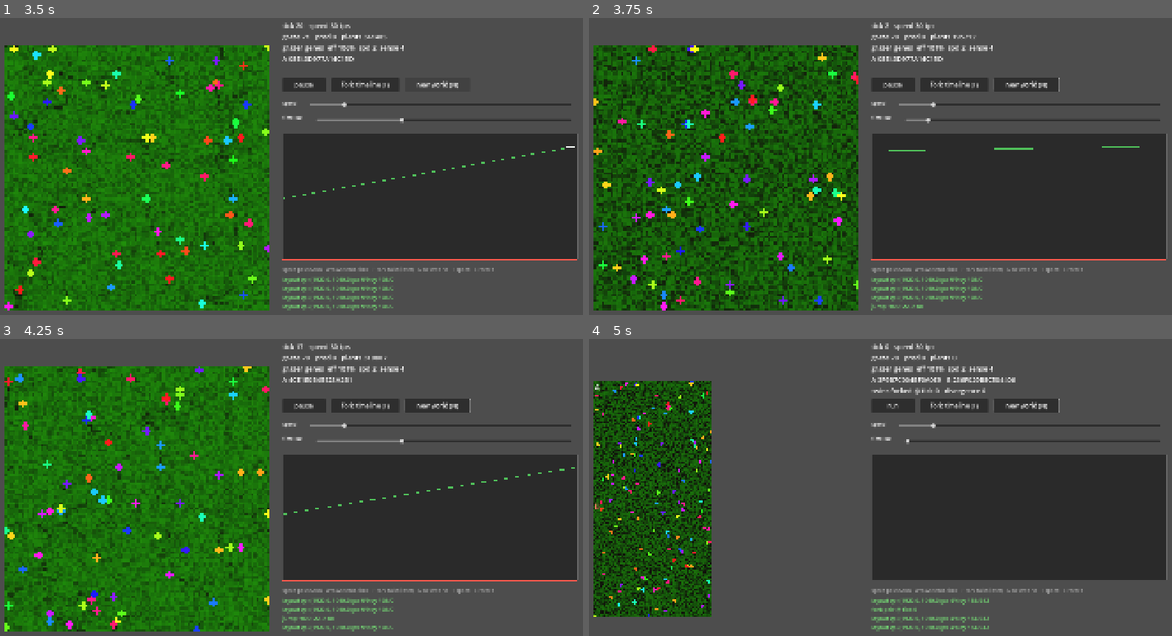
Above: before the commit, frames 1-4 (two rows, left to right).
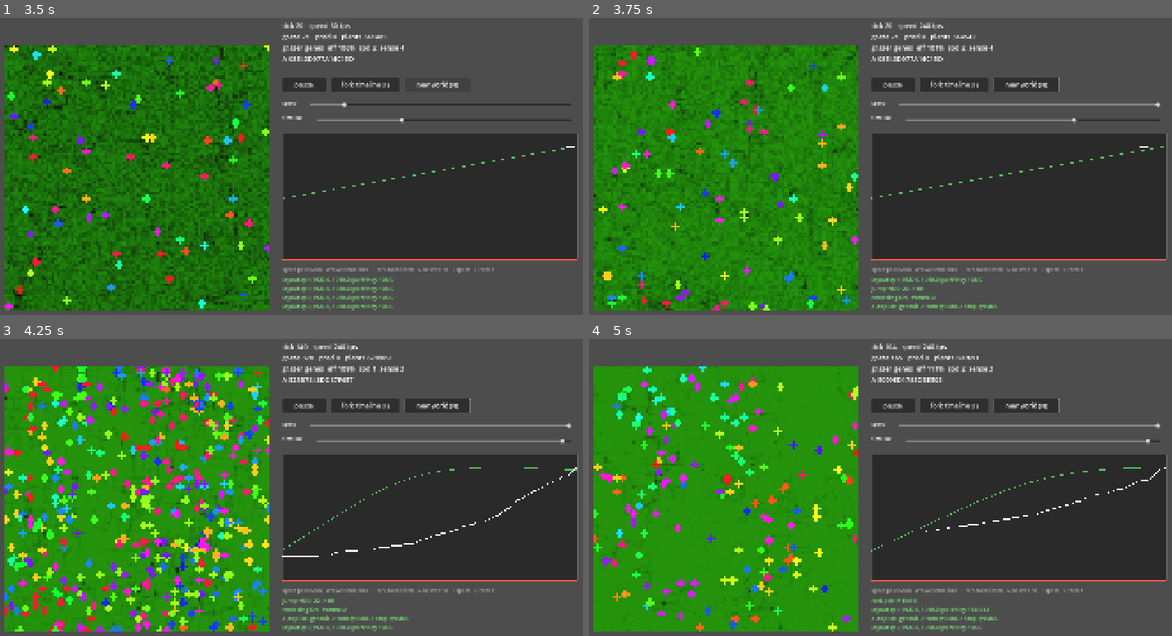
Above: after the commit, the same moments.

Repository: mpuchstein/the-addressable-world
Game: Godot game, scene res://main.tscn
Two runs of this game, one before a commit and one after it. Both use one fixed random seed, a clock stepped at 60 frames per second and the inputs below.
Inputs (mouse positions are in pixels of both pictures, inside the frame that each line leads up to):
- Up to frame 1 (3.5 s): click "pause" at 0.5 s; click "run" at 1.25 s; click "new world (N)" at 2 s; click "new world (N)" at 2.75 s
- Up to frame 2 (3.75 s): tap Enter at 3.5 s; move the mouse to (1008, 160) at 3.52 s; hold Up (jump_fwd) from 3.53 s (still down); hold P (autopilot, bound only after the commit) from 3.53 s (still down); click (1008, 160) at 3.67 s
- Up to frame 3 (4.25 s): keep holding Up (jump_fwd); keep holding P (autopilot, bound only after the commit)
- Up to frame 4 (5 s): move the mouse to (763, 514) at 4.27 s; release Up (jump_fwd) at 4.28 s; release P (autopilot, bound only after the commit) at 4.28 s; hold Down (jump_back) from 4.28 s (still down); tap F (fork_timeline) at 4.35 s; tap P (autopilot, bound only after the commit) at 4.55 s

Frame 1 is identical in both runs. In frame 2, 38% of the frame differs, in the area x 0-99%, y 1-99%; in frame 3, 32%; in frame 4, 43%.

Commit message:
v1.2: autopilot recording mode + the full-arc film
Autopilot (P key): one keypress runs the complete choreography inside the
engine — fresh deterministic world, recorder arms at genesis, fork pair at
tick 9000, stop at 15000 — tick-triggered, immune to external timing
failures. Added after a recording miss: the take armed late, and the right
response was to re-record the planned arc, not re-narrate the accident.

video/the_full_arc.mp4 (43s): genesis -> wave -> colonization -> the
patience finding -> twins. Script in NARRATION4.md.

Diff:
--- a/godot/main.gd
+++ b/godot/main.gd
@@ -112,6 +112,7 @@
 			sprite_b.visible = true
 	if world_b:
 		graph.queue_redraw()
+	_auto_step()
 	_maybe_capture()
 	if frame % 30 == 0:
 		_layout($WorldSprite)   # self-healing placement: window quirks can't stick
@@ -386,12 +387,18 @@
 		_note("speed %d tps" % int(tps))
 	elif event.is_action_pressed("record_toggle"):
 		_toggle_record()
+	elif event.is_action_pressed("autopilot"):
+		_toggle_autopilot()
 
 var lbl_debug: Label
 var debug_lines: PackedStringArray = PackedStringArray()
 var recording := false
 var frame_idx := 0
 var last_rec_tick := -1000000
+var auto := false
+var auto_forked := false
+const AUTO_FORK_TICK := 9000
+const AUTO_STOP_TICK := 15000
 const SPEED_PRESETS := [30, 90, 240]
 
 func _note(s: String) -> void:
@@ -415,6 +422,35 @@
 func _last_note_rec() -> void:
 	_note("recording %s  frames=%d" % ["ON" if recording else "OFF", frame_idx])
 
+func _toggle_autopilot() -> void:
+	## produce mode: one keypress runs the full planned arc, hands-free.
+	## Tick-triggered, so network hiccups can't conduct the film anymore.
+	auto = true
+	auto_forked = false
+	_new_world(20260823)
+	if not recording:
+		_toggle_record()
+	tps = 240.0
+	sld_speed.set_value_no_signal(240.0)
+	acc = 0.0
+	playing = true
+	btn_play.text = "pause"
+	_note("autopilot: genesis -> fork @%d -> stop @%d" % [AUTO_FORK_TICK, AUTO_STOP_TICK])
+
+func _auto_step() -> void:
+	if not auto or not playing:
+		return
+	if not auto_forked and world.tick >= AUTO_FORK_TICK:
+		auto_forked = true
+		_fork()
+	if world.tick >= AUTO_STOP_TICK:
+		if recording:
+			_toggle_record()
+		playing = false
+		auto = false
+		btn_play.text = "run"
+		_note("autopilot: done, %d frames" % frame_idx)
+
 func _maybe_capture() -> void:
 	if not recording or world.tick - last_rec_tick < 30:
 		return
--- a/godot/project.godot
+++ b/godot/project.godot
@@ -86,6 +86,11 @@
 "events": [Object(InputEventKey,"resource_local_to_scene":false,"resource_name":"","device":-1,"window_id":0,"alt_press …(192 unchanged characters)…
 ]
 }
+autopilot={
+"deadzone": 0.5,
+"events": [Object(InputEventKey,"resource_local_to_scene":false,"resource_name":"","device":-1,"window_id":0,"alt_pressed":false,"shift_pressed":false,"ctrl_pressed":false,"meta_pressed":false,"pressed":false,"keycode":80,"physical_keycode":0,"key_label":0,"unicode":112,"location":0,"echo":false,"script":null)
+]
+}
 
 [physics]
 
Not shown, changed: JOURNAL.md
Not shown, changed: REPORT.md
Not shown, added: video/NARRATION4.md
Not shown, added: video/full_arc_silent.mp4
Not shown, added: video/narration4/seg1.wav
Not shown, added: video/narration4/seg2.wav
Not shown, added: video/narration4/seg3.wav
Not shown, added: video/narration4/seg4.wav
Not shown, added: video/narration4/seg5.wav
Not shown, added: video/sections2/a.mp4
Not shown, added: video/sections2/b.mp4
Not shown, added: video/sections2/c.mp4
(and 1 more such lines)
